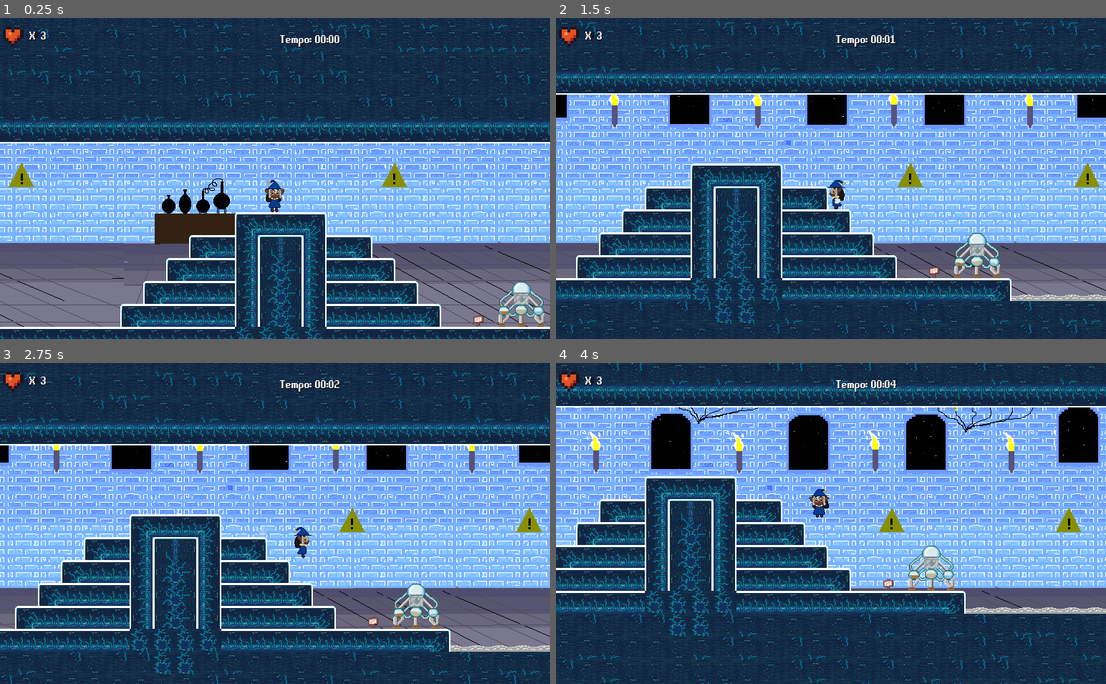
Above: before the commit, frames 1-4 (two rows, left to right).
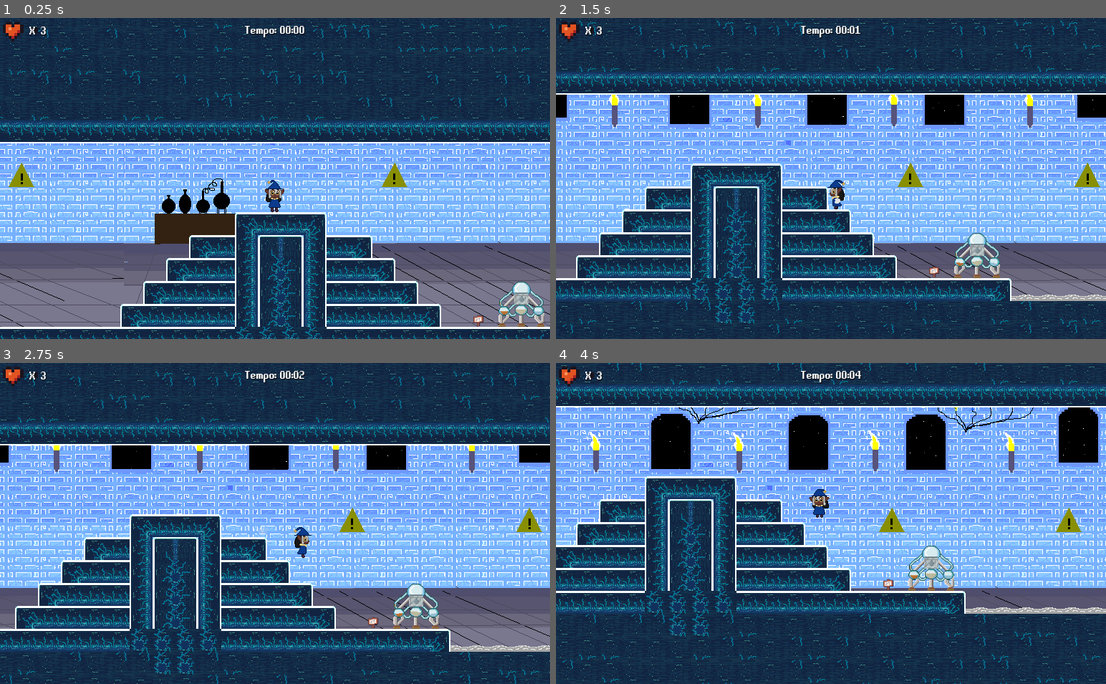
Above: after the commit, the same moments.

Repository: Eduardo-Pyment/Alquimista_dos_Sonhos-A_ultima_semente
Game: Godot game, scene res://Fases/fase_2.tscn
The game is run twice, just before and just after one commit, with the same random seed, the same clock (stepped at 60 frames per second) and the same inputs. This scene is started directly instead of the project's main scene.
Inputs:
- Up to frame 1 (0.25 s): no input
- Up to frame 2 (1.5 s): tap Enter (ui_accept) at 0.5, 0.77 s; hold Right (ui_right) 0.53-1.28 s; hold Left (ui_left) from 1.28 s (still down)
- Up to frame 3 (2.75 s): tap Enter (ui_accept) at 1.52 s; release Left (ui_left) at 2.03 s; hold Right (ui_right) from 2.03 s (still down)
- Up to frame 4 (4 s): release Right (ui_right) at 2.78 s; hold Up (ui_up) 2.78-3.53 s; tap Enter (ui_accept) at 3.02, 3.77 s; hold Left (ui_left) from 3.53 s (still down)

The runs differ from the first frame. In frame 1, 0.7% of the frame differs, in the area x 0-62%, y 1-10%; in frame 2, 0.7%; in frame 3, 0.7%; in frame 4, 0.7%.

Commit message:
Windows .exe reimportado com bug fixes

Diff:
--- a/Fases/fase_2.tscn
+++ b/Fases/fase_2.tscn
@@ -1014,18 +1014,19 @@
 [node name="vida_tempo" type="Control" parent="HUD"]
 layout_mode = 3
 anchors_preset = 0
+offset_top = -7.0
 offset_right = 40.0
-offset_bottom = 40.0
+offset_bottom = 33.0
 script = ExtResource("21_mhc3p")
 
 [node name="clock_timer" type="Timer" parent="HUD/vida_tempo"]
 
 [node name="container" type="MarginContainer" parent="HUD/vida_tempo"]
 layout_mode = 0
-offset_left = 1.0
-offset_top = 13.0
-offset_right = 881.0
-offset_bottom = 455.0
+offset_left = -48.0
+offset_top = 7.0
+offset_right = 832.0
+offset_bottom = 449.0
 theme_override_constants/margin_left = 8
 theme_override_constants/margin_top = 8
 theme_override_constants/margin_right = 8
@@ -1092,6 +1093,18 @@
 
 [node name="MenuPause" parent="." instance=ExtResource("24_6sn1v")]
 
+[node name="ControlPause" parent="MenuPause" index="1"]
+offset_left = 32.0
+offset_top = 16.0
+offset_right = 72.0
+offset_bottom = 56.0
+
+[node name="ControlOpcoes" parent="MenuPause" index="2"]
+offset_left = 16.0
+offset_top = 40.0
+offset_right = 56.0
+offset_bottom = 80.0
+
 [node name="Zona_mercurio_maquina" type="Area2D" parent="."]
 position = Vector2(2536, 637)
 collision_layer = 0
@@ -1228,3 +1241,4 @@
 [editable path="AnimatableBody2D2"]
 [editable path="AnimatableBody2D3"]
 [editable path="Control/caixa"]
+[editable path="MenuPause"]
--- a/Fases/fase_3.tscn
+++ b/Fases/fase_3.tscn
@@ -2388,8 +2388,13 @@
 visible = false
 
 [node name="MenuPause" parent="." instance=ExtResource("16_ac4cf")]
+layer = 2
 offset = Vector2(40, 0)
 transform = Transform2D(1, 0, 0, 1, 40, 0)
+
+[node name="ColorRect" parent="MenuPause" index="0"]
+offset_left = -40.0
+offset_right = -40.0
 
 [node name="HUD" type="CanvasLayer" parent="."]
 
@@ -2471,3 +2476,4 @@
 [connection signal="timeout" from="HUD/vida_tempo/clock_timer" to="HUD/vida_tempo" method="_on_clock_timer_timeout"]
 
 [editable path="Control/caixa2"]
+[editable path="MenuPause"]
Not shown, changed: Export-Windows/Alquimista_dos_Sonhos.exe
